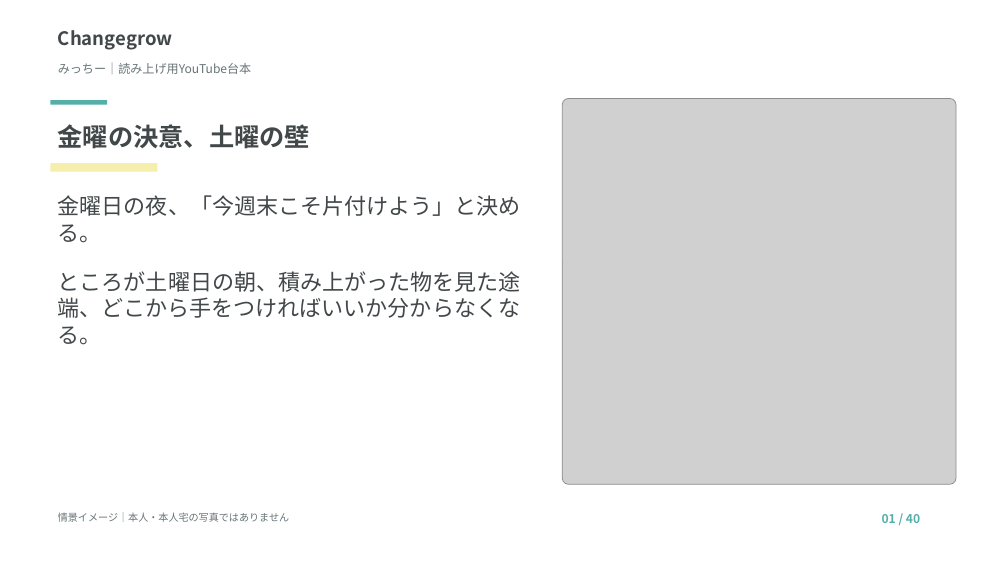
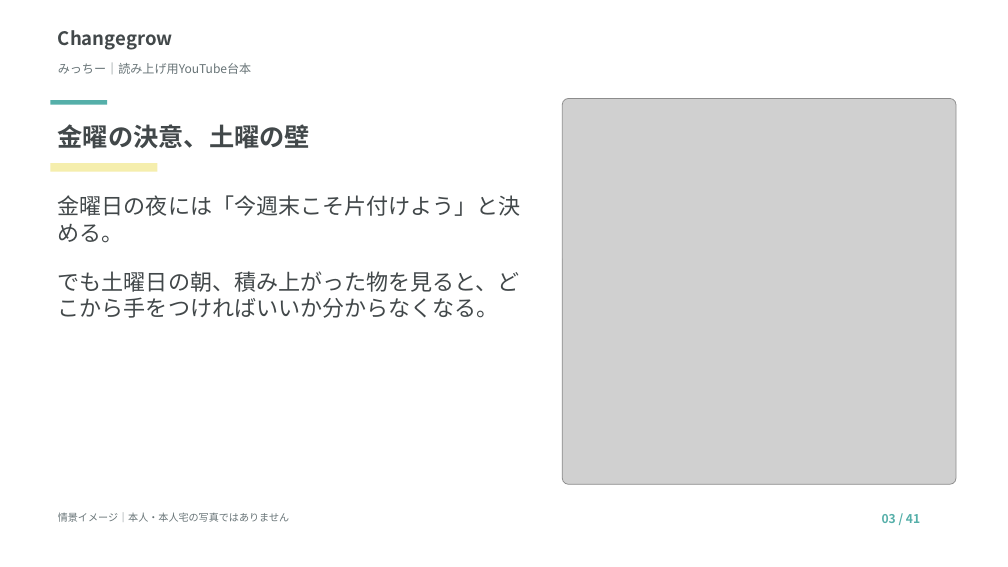
Before and after one commit to tanakayuc/static-pages, a slide deck: slide 3 of nakata-micchi-youtube-script/読み上げ台本.pptx (slide 1 before the commit). Drawn at 1008x567 pixels with LibreOffice and Linux fonts; fonts in the diff are those of the drawing; grey boxes stand for pictures. Boxes give left, top, right and bottom in pixels: in the first picture for what was removed or moved away, otherwise in the second. Text is boxed around its words. In the diff, an @@ line names an element or a change of style, - is before the commit and + after.

```diff
--- a/nakata-micchi-youtube-script/読み上げ台本.pptx
+++ b/nakata-micchi-youtube-script/読み上げ台本.pptx
@@ text at [58, 195, 521, 318]: text changed @@
-金曜日の夜、「今週末こそ片付けよう」と決める。
-ところが土曜日の朝、積み上がった物を見た途端、どこから手をつければいいか分からなくなる。
+金曜日の夜には「今週末こそ片付けよう」と決める。
+でも土曜日の朝、積み上がった物を見ると、どこから手をつければいいか分からなくなる。
@@ text at [882, 514, 920, 523]: text changed @@
-01 / 40
+03 / 41
```
Also in this commit, not shown: 39 other slides changed, 1 slide added, 1 other file.
